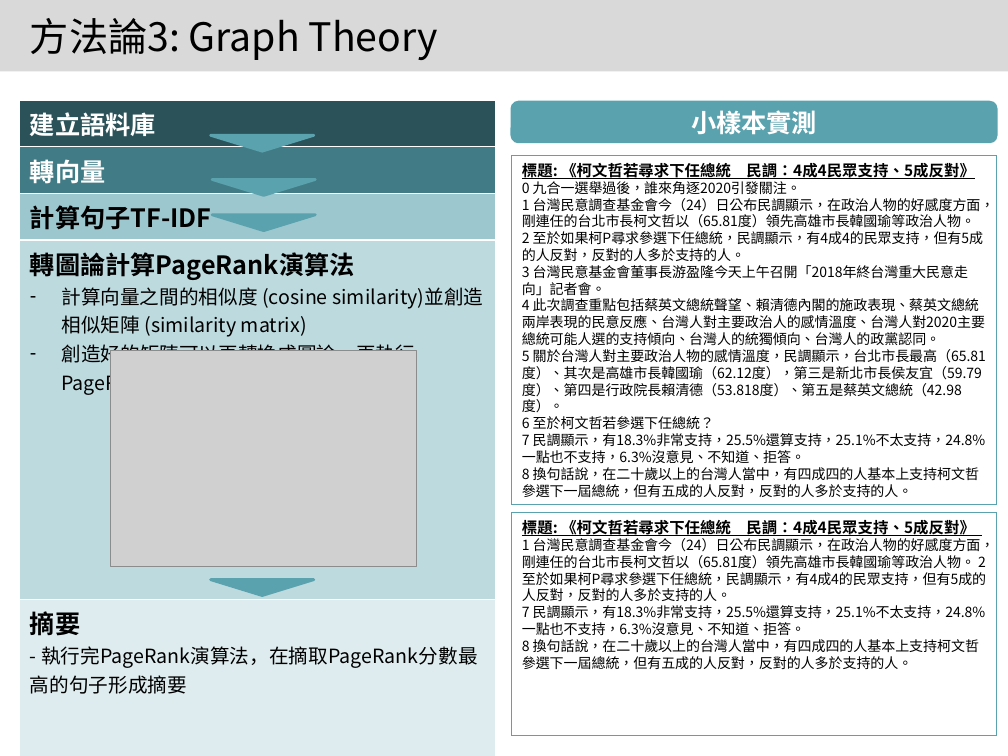
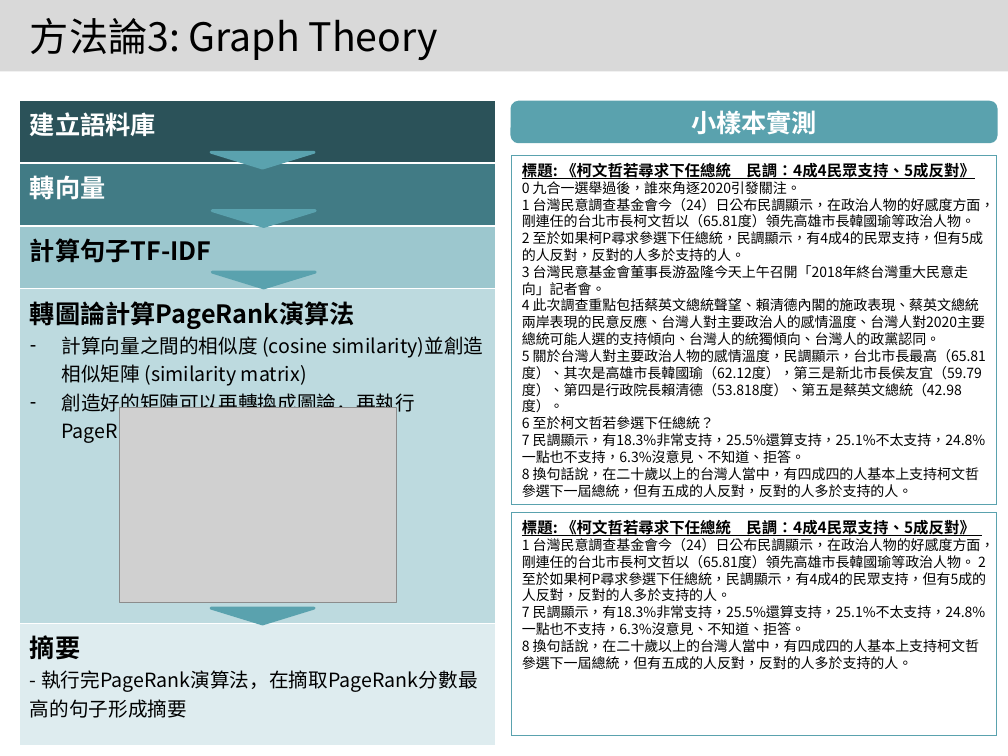
Before and after one commit to 1napcompsci/Automatic-Text-Summarization, a slide deck: slide 16 of Summarization with Yahoo - SETN/實習專案報告 Template (Revised).pptx (slide 15 before the commit). Drawn at 1008x756 pixels with LibreOffice and Linux fonts; fonts in the diff are those of the drawing; grey boxes stand for pictures. Boxes give left, top, right and bottom in pixels: in the first picture for what was removed or moved away, otherwise in the second. Text is boxed around its words. In the diff, an @@ line names an element or a change of style, - is before the commit and + after.

```diff
--- a/Summarization with Yahoo - SETN/實習專案報告 Template (Revised).pptx
+++ b/Summarization with Yahoo - SETN/實習專案報告 Template (Revised).pptx
@@ table: place and size @@
-table at [20,100,496,741]
+table at [20,100,496,735]
@@ triangle: place and size @@
-triangle at [211,135,313,151]
+triangle at [211,152,313,168]
@@ triangle: place and size @@
-triangle at [212,179,314,196]
+triangle at [212,211,314,227]
@@ triangle: place and size @@
-triangle at [212,215,314,231]
+triangle at [212,272,314,288]
@@ picture: place and size @@
-picture at [111,351,416,566]
+picture at [119,407,396,603]
@@ triangle: place and size @@
-triangle at [211,580,313,596]
+triangle at [211,608,313,624]
```
Also in this commit, not shown: 14 other slides changed, 1 slide added.
